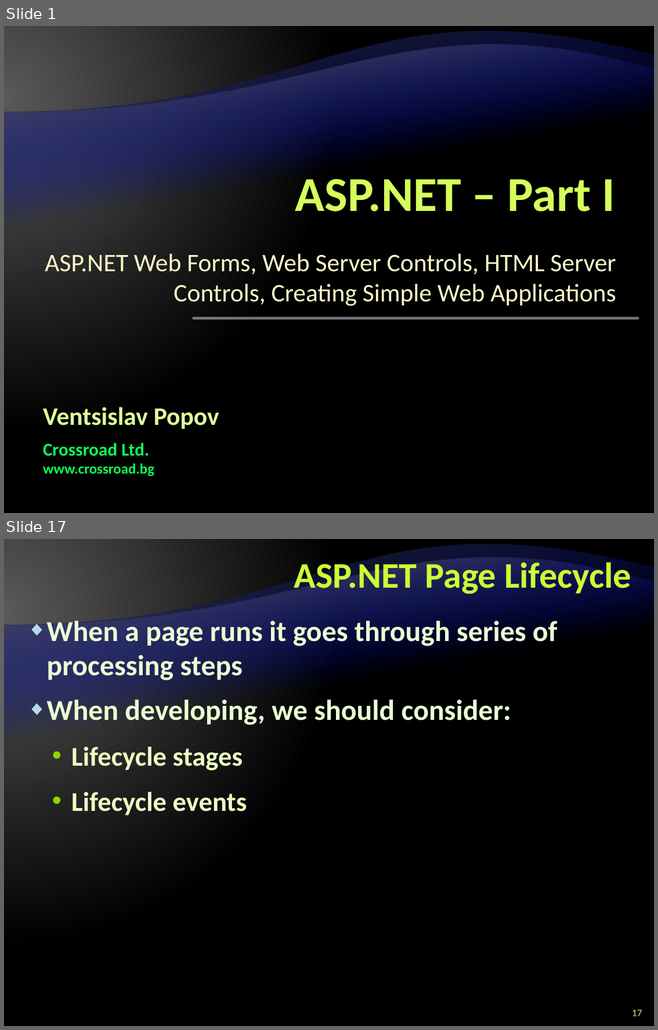
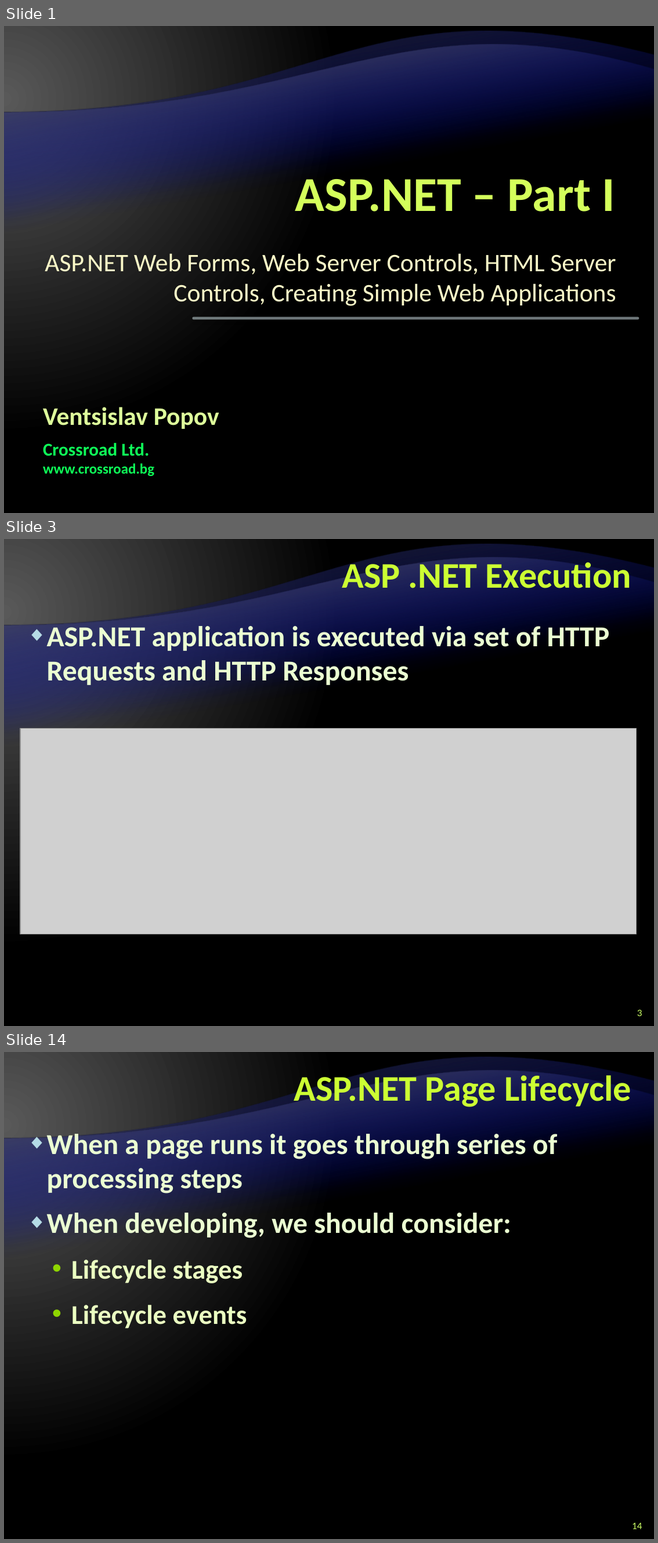
Before and after one commit to Graveheart/aspnetcourse, a slide deck: lectures/8. ASP.NET – Part I.pptx. Shown one above the other, each under a label of ours: slides 1 and 17 before the commit, slides 1, 3 and 14 after it; the slides between them are not shown. The pictures are 658x1030 and 658x1543 pixels, drawn with LibreOffice and Linux fonts; fonts in the diff are those of the drawing; grey boxes stand for pictures; background and template pictures are left out. Boxes give left, top, right and bottom in pixels: in the first picture for what was removed or moved away, otherwise in the second. Text is boxed around its words. In the diff, an @@ line names an element or a change of style, - is before the commit and + after.

```diff
--- a/lectures/8. ASP.NET – Part I.pptx
+++ b/lectures/8. ASP.NET – Part I.pptx
@@ slide 3 added at bbox=[4, 539, 654, 1026], background gradient #595959 to #000000; not listed: 2 template elements that a slide beside it also shows @@
@@ title added at bbox=[342, 558, 631, 588], 40 pt, text #CCFF33, bold @@
+ASP .NET Execution
@@ text added at bbox=[47, 626, 610, 685], 32 pt, text #EBFFD2, bold @@
+◆ ASP.NET application is executed via set of HTTP Requests and HTTP Responses
@@ picture added at bbox=[20, 729, 636, 935] @@
@@ page number added at bbox=[637, 1010, 642, 1016], 11 pt, text #CCFF66 @@
+3
@@ what was slide 17 is now slide 14 @@
@@ page number at bbox=[632, 1523, 641, 1529]: text changed @@
-17
+14
```
Also in this commit, not shown: 3 slides changed, 23 other slides added, 1 slide removed.
